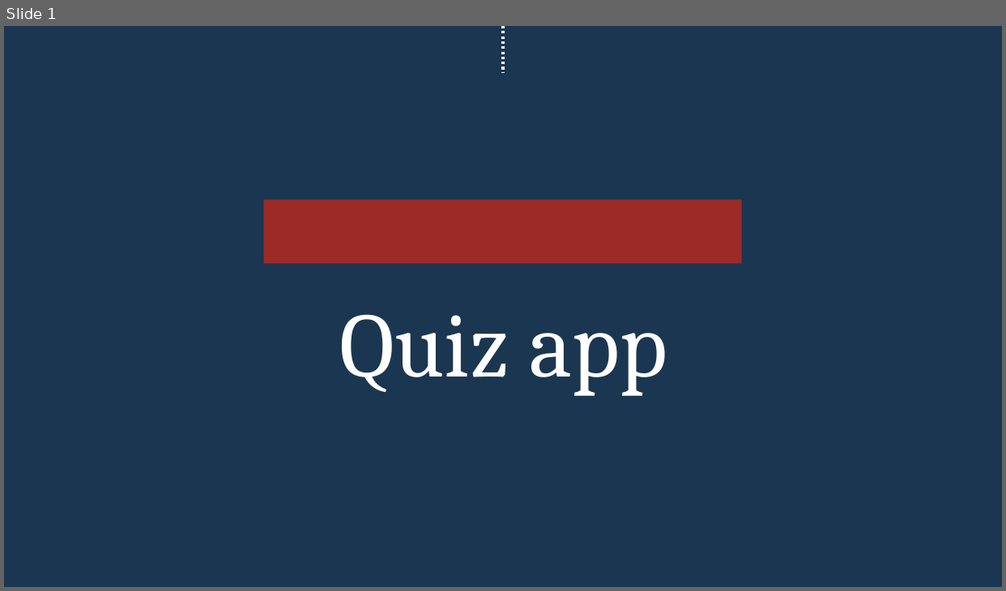
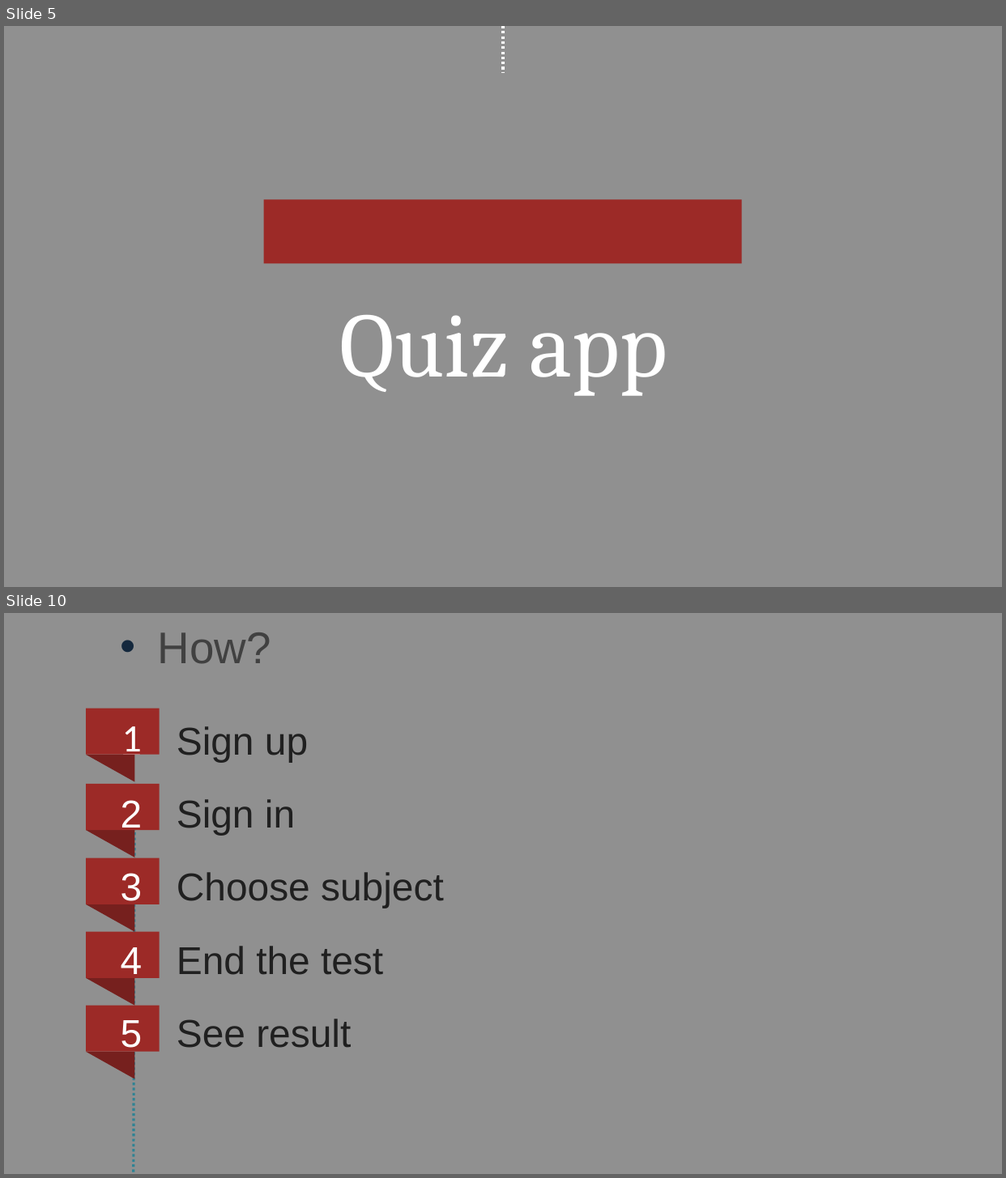
Before and after one commit to gkalidas/project_quiz_app, a slide deck: quizapp.pptx. Shown one above the other, each under a label of ours: slide 1 before the commit, slides 5 and 10 after it; the slides between them are not shown. The pictures are 1006x591 and 1006x1178 pixels, drawn with LibreOffice and Linux fonts; fonts in the diff are those of the drawing; background and template pictures are left out. Boxes give left, top, right and bottom in pixels: in the first picture for what was removed or moved away, otherwise in the second. Text is boxed around its words. In the diff, an @@ line names an element or a change of style, - is before the commit and + after.

```diff
--- a/quizapp.pptx
+++ b/quizapp.pptx
@@ slide 10 added at (x1=4, y1=613, x2=1002, y2=1174), background #414141 at 58% opacity @@
@@ text added at (x1=158, y1=632, x2=271, y2=663), 32 pt, text #414141 @@
+• How?
@@ rectangle added at (x1=86, y1=709, x2=159, y2=755), fill #9C2A27 @@
@@ text added at (x1=121, y1=726, x2=143, y2=762), 28 pt, text #FFFFFF @@
+1
@@ text added at (x1=177, y1=726, x2=444, y2=1048), 28 pt, text #202020 @@
+1 Sign up
+2 Sign in
+3 Choose subject
+4 End the test
+5 See result
@@ right triangle added at (x1=86, y1=755, x2=134, y2=781), fill #76201E @@
@@ rectangle added at (x1=86, y1=784, x2=159, y2=829), fill #9C2A27 @@
@@ line added from (134, 1174) to (134, 784), #2F8394 1.85 pt dashed @@
@@ right triangle added at (x1=86, y1=831, x2=134, y2=858), fill #76201E @@
@@ rectangle added at (x1=86, y1=858, x2=159, y2=905), fill #9C2A27 @@
@@ right triangle added at (x1=86, y1=905, x2=134, y2=931), fill #76201E @@
@@ rectangle added at (x1=86, y1=932, x2=159, y2=978), fill #9C2A27 @@
@@ right triangle added at (x1=86, y1=978, x2=134, y2=1005), fill #76201E @@
@@ rectangle added at (x1=86, y1=1005, x2=159, y2=1051), fill #9C2A27 @@
@@ right triangle added at (x1=86, y1=1052, x2=134, y2=1079), fill #76201E @@
@@ what was slide 1 is now slide 5 @@
@@ slide 5 changed as well @@
@@ background #1B3651 to #414141 at 58% opacity @@
```
Also in this commit, not shown: 6 other slides changed, 5 other slides added, 2 slides removed.
